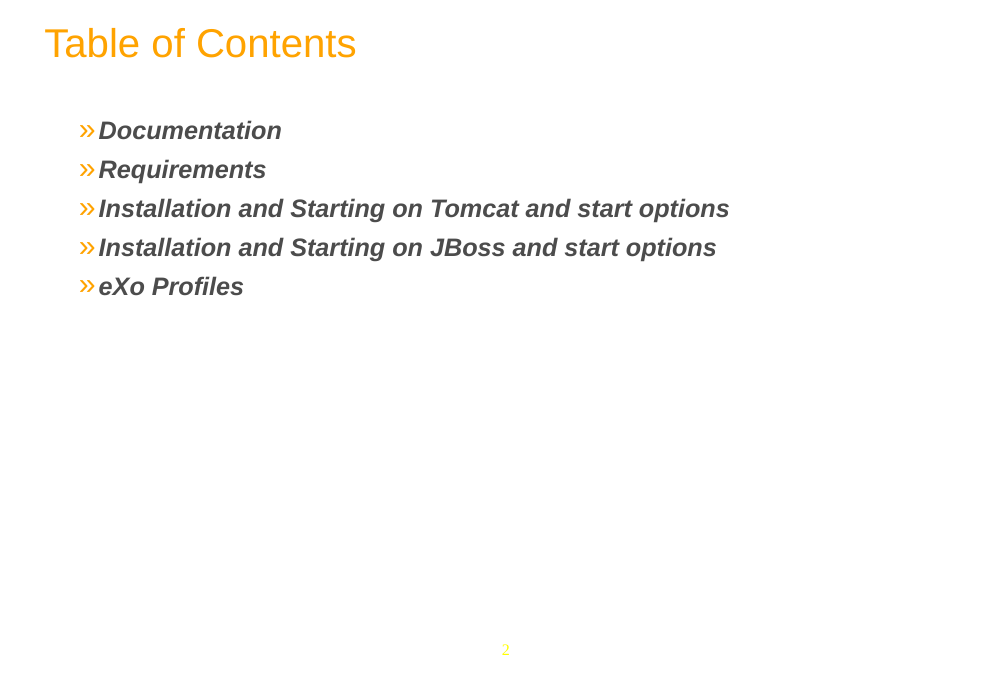
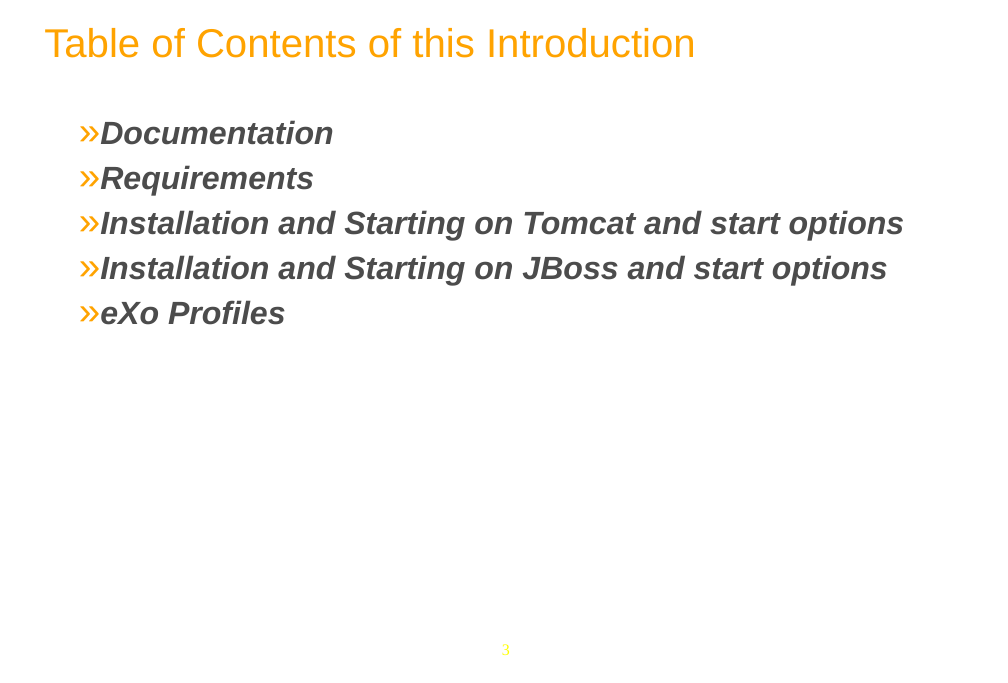
Before and after one commit to anhvurz90/training, a slide deck: slide 3 of exo-sysAdmin/910-Intro-XSys-en.pptx (slide 2 before the commit). Drawn at 1008x683 pixels with LibreOffice and Linux fonts; fonts in the diff are those of the drawing; background and template pictures are left out. Boxes give left, top, right and bottom in pixels: in the first picture for what was removed or moved away, otherwise in the second. Text is boxed around its words. In the diff, an @@ line names an element or a change of style, - is before the commit and + after.

```diff
--- a/exo-sysAdmin/910-Intro-XSys-en.pptx
+++ b/exo-sysAdmin/910-Intro-XSys-en.pptx
@@ title at [44, 28, 696, 58]: text changed @@
-Table of Contents
+Table of Contents of this Introduction
@@ text "Documentation" at [100, 120, 905, 325]: size 22 to 28 pt @@
@@ page number at [502, 644, 510, 655]: text changed @@
-2
+3
```
Also in this commit, not shown: 2 other slides changed, 1 slide added, 4 other files.
